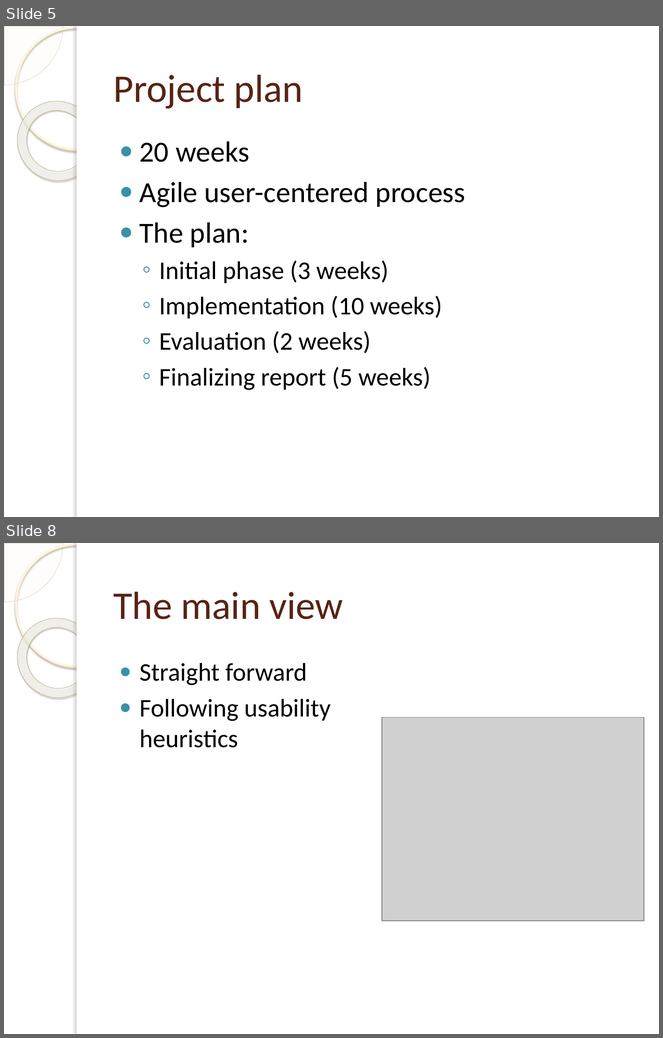
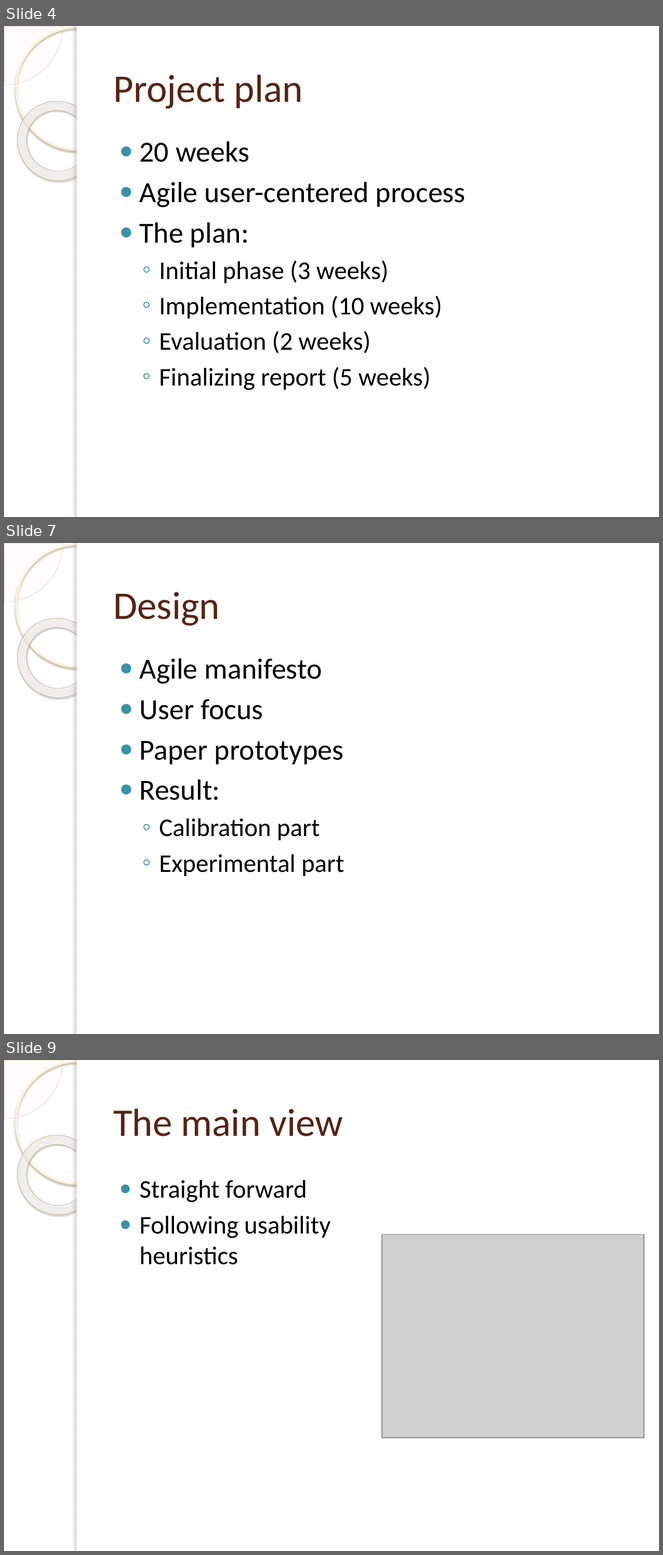
Before and after one commit to jakelamotta/master_thesis, a slide deck: presentations/presentation_1.pptx. Shown one above the other, each under a label of ours: slides 5 and 8 before the commit, slides 4, 7 and 9 after it; the slides between them are not shown. The pictures are 663x1038 and 663x1555 pixels, drawn with LibreOffice and Linux fonts; fonts in the diff are those of the drawing; grey boxes stand for pictures; background and template pictures are left out. Boxes give left, top, right and bottom in pixels: in the first picture for what was removed or moved away, otherwise in the second. Text is boxed around its words. In the diff, an @@ line names an element or a change of style, - is before the commit and + after.

```diff
--- a/presentations/presentation_1.pptx
+++ b/presentations/presentation_1.pptx
@@ slide 7 added at box(4, 543, 659, 1034), background picture (left out); not listed: 5 template elements that a slide beside it also shows @@
@@ title added at box(113, 592, 220, 626), 43 pt, text #572314 @@
+Design
@@ text added at box(140, 658, 345, 876), 32 pt, text #000000 @@
+● Agile manifesto
+● User focus
+● Paper prototypes
+● Result:
+  ◦ Calibration part
+  ◦ Experimental part
@@ what was slide 5 is now slide 4 @@
@@ what was slide 8 is now slide 9 @@
```
Also in this commit, not shown: 5 slides changed, 1 other slide added, 1 slide removed.
